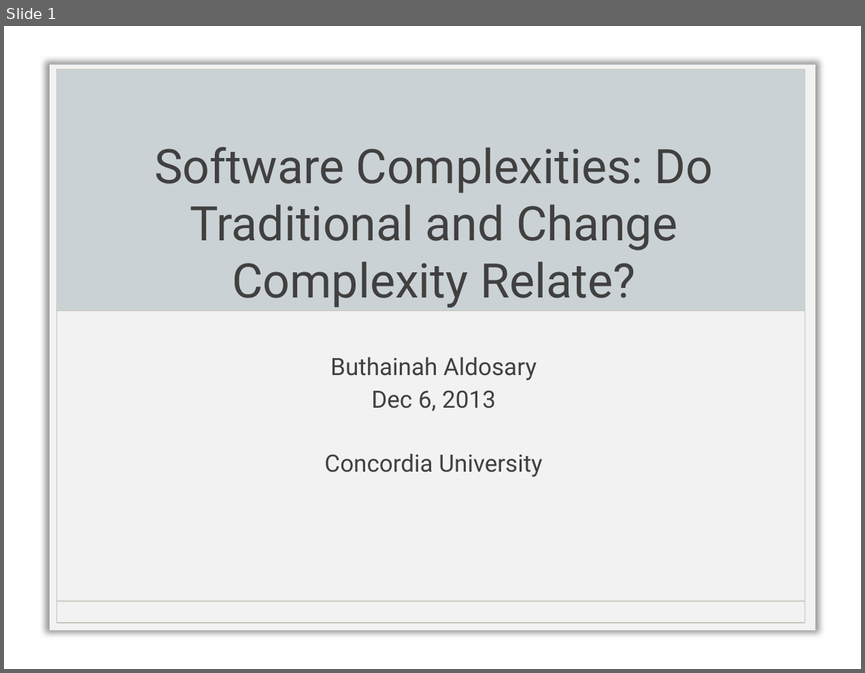
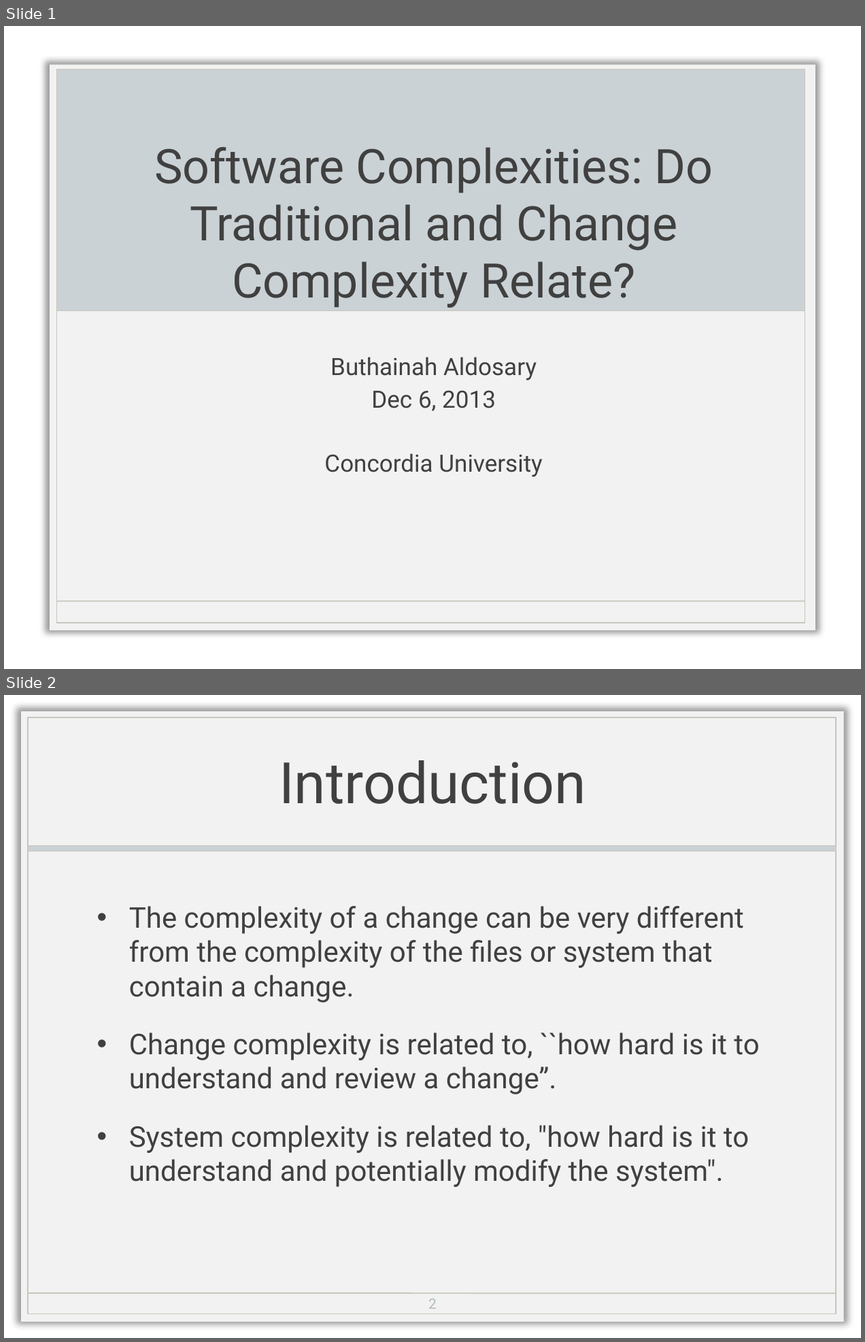
Before and after one commit to Sidharath/change_complexity, a slide deck: Complexity_Buthainah.pptx. Shown one above the other, each under a label of ours: slide 1 before the commit, slides 1 and 2 after it. The pictures are 865x673 and 865x1342 pixels, drawn with LibreOffice and Linux fonts; fonts in the diff are those of the drawing; background and template pictures are left out. Boxes give left, top, right and bottom in pixels: in the first picture for what was removed or moved away, otherwise in the second. Text is boxed around its words. In the diff, an @@ line names an element or a change of style, - is before the commit and + after.

```diff
--- a/Complexity_Buthainah.pptx
+++ b/Complexity_Buthainah.pptx
@@ slide 2 added at bbox=[4, 695, 861, 1338], background picture (left out) @@
@@ title added at bbox=[279, 760, 586, 804], 48 pt, text #404040 @@
+Introduction
@@ group added at bbox=[21, 711, 844, 1321]: 3 rectangles, 1 line @@
@@ text added at bbox=[129, 906, 759, 1187], 24 pt, text #404040 @@
+• The complexity of a change can be very different from the complexity of the files or system that contain a change.
+• Change complexity is related to, ``how hard is it to understand and review a change”.
+• System complexity is related to, "how hard is it to understand and potentially modify the system".
@@ page number added at bbox=[428, 1298, 436, 1308], 12 pt, text #B0BCC1 @@
+2
```
Also in this commit, not shown: 1 slide changed, 12 other slides added, 5 slides removed, 1 other file.
